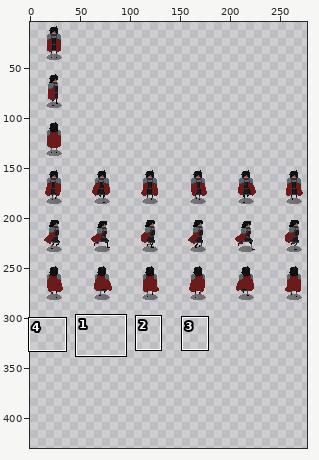
Two versions of one sprite sheet, Assets/Art/Sprites/Player/lucifer.png. The picture above shows the old version from afar; the outline marks the close-up.
Close-up. Before:
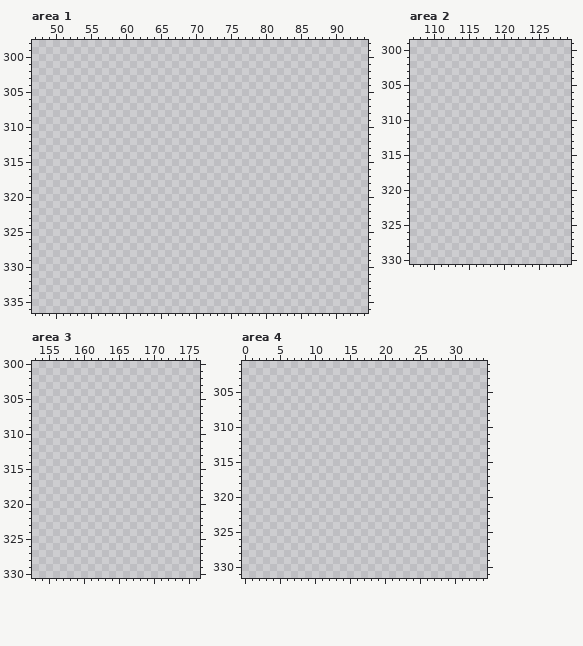
The file is 288x480 pixels. Colours within 5 levels of each other are drawn and written as one. Shown: area 1: x 47..94, y 298..336; area 2: x 107..129, y 299..330; area 3: x 153..176, y 300..330; area 4: x 0..34, y 301..331. The wide view leaves out empty margins. The commit also changed other parts of the picture, which this record leaves out.
After:
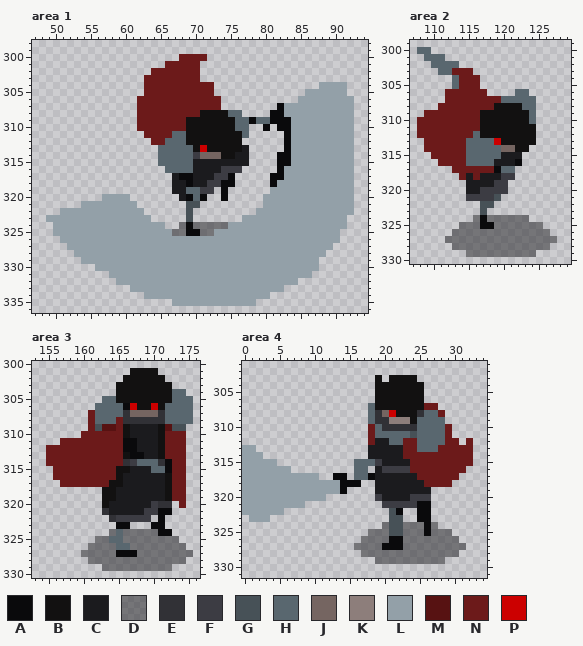
Palette (. is transparent): A #0a0a0c  B #121111  C #1b1b1e  D #3030338f  E #313136  F #3c3c43  G #475157  H #59676f  J #756561  K #8d7e7b  L #93a0a8  M #571212  N #6c1a1a  P #cc0000
Difference:
Changed rows in their new state; - is an unchanged pixel.
Area 1:
first column x 49:
300 -------------------NNNN---------------------
301 -----------------NNNNN----------------------
302 ---------------NNNNNNN----------------------
303 --------------NNNNNNNN----------------------
304 --------------NNNNNNNNNN---------------LLLL-
305 --------------NNNNNNNNNN-------------LLLLLL-
306 -------------NNNNNNNNNNNN-----------LLLLLLLL
307 -------------NNNNNNNNNNNN--------ALLLLLLLLLL
308 -------------NNNNNNNNNBBBBHH----AALLLLLLLLLL
309 -------------NNNNNNNBBBBBBBHHAHHAAALLLLLLLLL
310 -------------NNNNNNNBBBBBBBHH--A-AALLLLLLLLL
311 --------------NNNNHHBBBBBBBBH-----ALLLLLLLLL
312 ---------------NNHHHBBBBBBBB------ALLLLLLLLL
313 ----------------HHHHHBPBBBBBC-----ALLLLLLLLL
314 ----------------HHHHHFJJJBBCC----AALLLLLLLLL
315 ----------------HHHHHCCCCCCCC----AALLLLLLLLL
316 -----------------HHHHCCCCFFF-----ALLLLLLLLLL
317 ------------------CAACCCFFA-----AALLLLLLLLLL
318 ------------------CCACCFFAA-----ALLLLLLLLLLL
319 ------------------CCHHFF-A------LLLLLLLLLLLL
320 --------LLLL-------CAHA--A-----LLLLLLLLLLLLL
321 -----LLLLLLLL-------GG---------LLLLLLLLLLLLL
322 --LLLLLLLLLLLL------G---------LLLLLLLLLLLLLL
323 LLLLLLLLLLLLLLL-----G-------LLLLLLLLLLLLLLL-
324 -LLLLLLLLLLLLLLLL--DADDDDDLLLLLLLLLLLLLLLLL-
325 -LLLLLLLLLLLLLLLLLDDAADDLLLLLLLLLLLLLLLLLL--
326 --LLLLLLLLLLLLLLLLLLLLLLLLLLLLLLLLLLLLLLLL--
327 ---LLLLLLLLLLLLLLLLLLLLLLLLLLLLLLLLLLLLLL---
328 ----LLLLLLLLLLLLLLLLLLLLLLLLLLLLLLLLLLLL----
329 -----LLLLLLLLLLLLLLLLLLLLLLLLLLLLLLLLLL-----
330 -------LLLLLLLLLLLLLLLLLLLLLLLLLLLLLLLL-----
331 ---------LLLLLLLLLLLLLLLLLLLLLLLLLLLLL------
332 ----------LLLLLLLLLLLLLLLLLLLLLLLLLL--------
333 ------------LLLLLLLLLLLLLLLLLLLLLL----------
334 --------------LLLLLLLLLLLLLLLLLL------------
335 ------------------LLLLLLLLLLLL--------------
Area 2:
first column x 108:
300 HH------------------
301 -HHH----------------
302 --HHHH--------------
303 ---HHNNN------------
304 -----HNNN-----------
305 -----HNNN-----------
306 ----NNNNNN----HH----
307 ----NNNNNNNNHHHHH---
308 ---NNNNNNNNBBBBHH---
309 -NNNNNNNNBBBBBBBH---
310 NNNNNNNNNBBBBBBBH---
311 NNNNNNNNNBBBBBBBB---
312 NNNNNNNNHBBBBBBBB---
313 -NNNNNNHHHHPBBBBB---
314 -NNNNNNHHHHHJJBB----
315 --NNNNNHHHHHCCC-----
316 ---NNNNHHHHCCCA-----
317 -----NNNNNNAHH------
318 ------NCNCCCFF------
319 -------CCCCFF-------
320 -------CCFFFF-------
321 -------FFFFG--------
322 ---------GG---------
323 ---------G----------
324 --------DADDDDDD----
325 ------DDDAADDDDDDD--
326 -----DDDDDDDDDDDDDD-
327 ----DDDDDDDDDDDDDDDD
328 -----DDDDDDDDDDDDDD-
329 -------DDDDDDDDDD---
Area 3:
first column x 155:
301 ------------BBBB-----
302 -----------BBBBBB----
303 ----------BBBBBBBB---
304 ----------BBBBBBBBHH-
305 --------HHBBBBBBBBHHH
306 -------HHHHAPBBPBHHHH
307 ------NHHHHEJJJJEHHHH
308 ------NHHHNEEEEEEHHHH
309 ------NGMMNBCCCCBMGG-
310 -----NNNNNNBCCCCBNNN-
311 --NNNNNNNNNAACCCBNNN-
312 NNNNNNNNNNNAACCCBNNN-
313 NNNNNNNNNNNBAACCBNNN-
314 NNNNNNNNNNNEFHHHEANN-
315 -NNNNNNNNNBBCCCHHANN-
316 -NNNNNNNNNBCCCCCCBNN-
317 --NNNNNNNBBCCCCCCBNN-
318 --------BBCCCCCCCBNN-
319 --------BBCCCCCCCBNN-
320 --------BCCCCCCFEE-N-
321 --------ECCCCCFFAA---
322 ---------EFFFFF-A----
323 ----------AA---AA----
324 ---------DHDDDDDAA---
325 -------DDHHDDDDDDDD--
326 ------DDDDHHDDDDDDDD-
327 -----DDDDDAAADDDDDDDD
328 ------DDDDDDDDDDDDDD-
329 --------DDDDDDDDDD---
Area 4:
first column x 0:
303 -------------------B-BBBB--------
304 -------------------BBBBBBB-------
305 -------------------BBBBBBB-------
306 -------------------BBBBBBB-------
307 ------------------HBBBBBBBNN-----
308 ------------------HEJPBBBEHHN----
309 ------------------HEEKKKBHHHH----
310 ------------------NHEEEEEHHHHN---
311 ------------------NHHHHHGHHHHN---
312 ------------------NCCHHNNHHHHNN-N
313 LL----------------CCCCCNNHHHNNNNN
314 LLL---------------CCCCCNNNNNNNNNN
315 LLLLL-----------HHHFCCCCNNNNNNNNN
316 LLLLLLL---------HH-CFFFFNNNNNNNN-
317 LLLLLLLLLLL--AA-HHACCCCCCNNNNNN--
318 LLLLLLLLLLLLLLAAA--CCCCCCCNNNN---
319 LLLLLLLLLLLLLLA----CCCCCCCC------
320 LLLLLLLLLLLL-------FCCCCFFF------
321 LLLLLLLLL-----------FFFFFAA------
322 LLLLLL---------------GA--AA------
323 -LLL-----------------GG--AA------
324 --------------------DGGDDDAD-----
325 ------------------DDDGGDDDADDD---
326 -----------------DDDDAADDDDDDDD--
327 ----------------DDDDAAADDDDDDDDD-
328 -----------------DDDDDDDDDDDDDD--
329 -------------------DDDDDDDDDD----
Boxes around the changes in both close-ups, in picture pixels (x1, y1, x2, y2):
added: (46, 54, 354, 306)
added: (417, 47, 557, 257)
added: (46, 368, 193, 571)
added: (242, 375, 473, 564)
